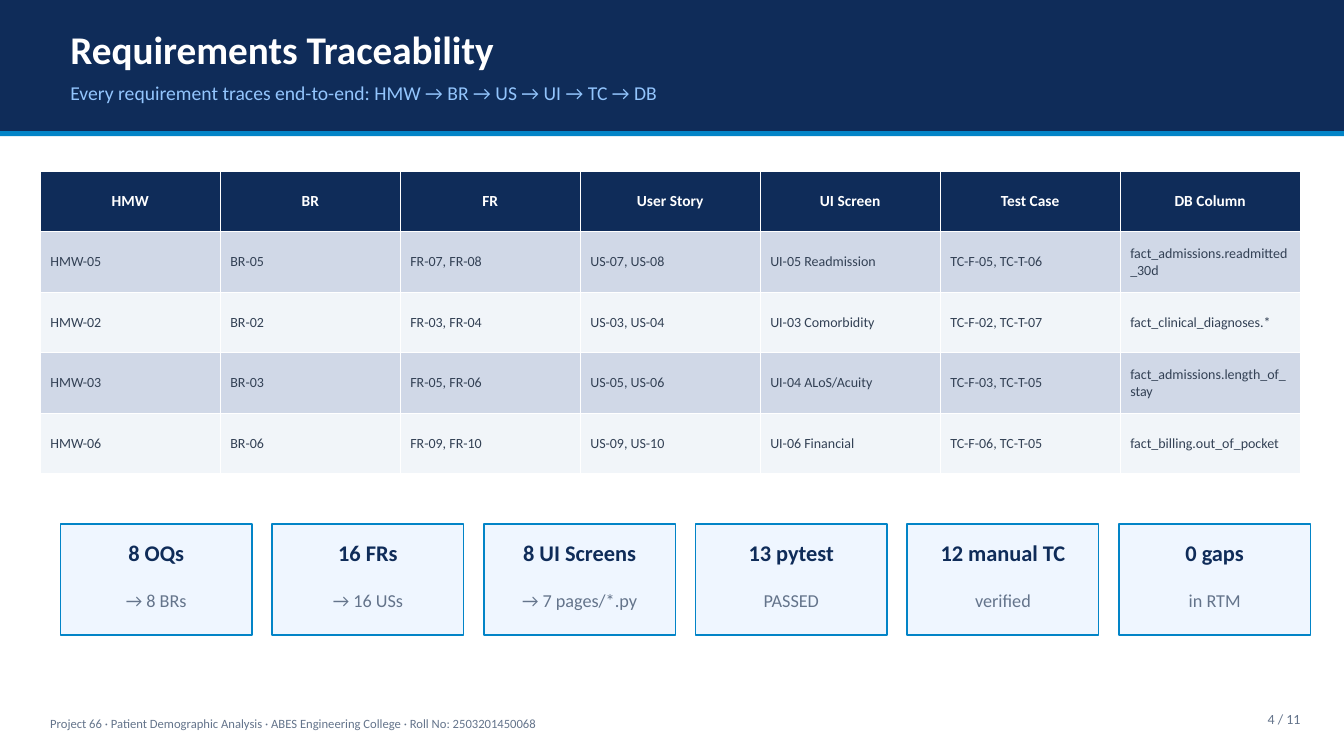
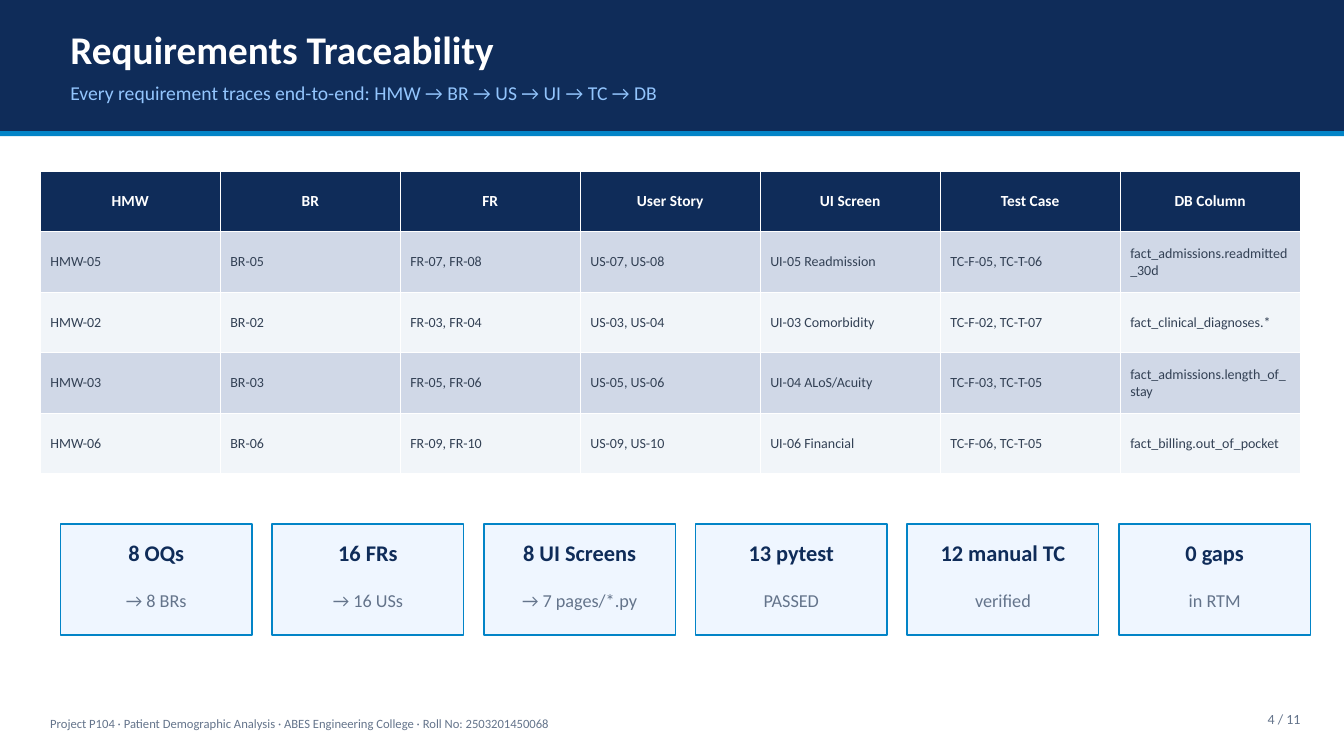
Before and after one commit to itzjulie/data-analytic-project-, a slide deck: slide 4 of docs/18_Presentation.pptx. Drawn at 1344x756 pixels with LibreOffice and Linux fonts; fonts in the diff are those of the drawing. Boxes give left, top, right and bottom in pixels: in the first picture for what was removed or moved away, otherwise in the second. Text is boxed around its words. In the diff, an @@ line names an element or a change of style, - is before the commit and + after.

Commit message:
docs: update mentor name to Mr. Dinesh and project ID to P104

```diff
--- a/docs/18_Presentation.pptx
+++ b/docs/18_Presentation.pptx
@@ text at box(50, 719, 549, 730): text changed @@
-Project 66 · Patient Demographic Analysis · ABES Engineering College · Roll No: 2503201450068
+Project P104 · Patient Demographic Analysis · ABES Engineering College · Roll No: 2503201450068
```
Also in this commit, not shown: 10 other slides changed, 12 other files.
